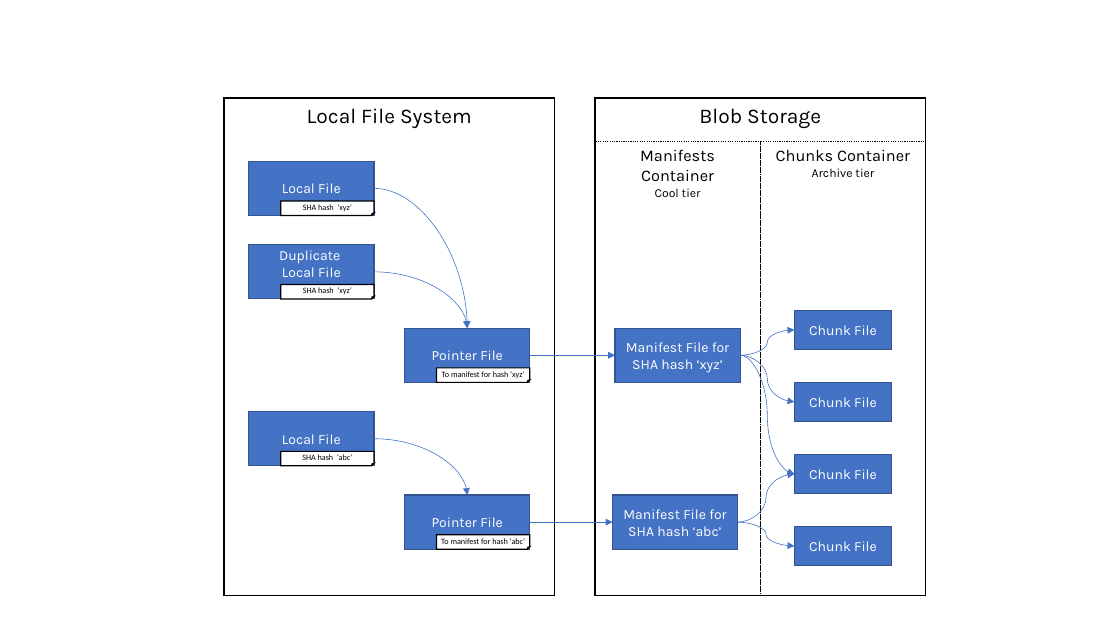
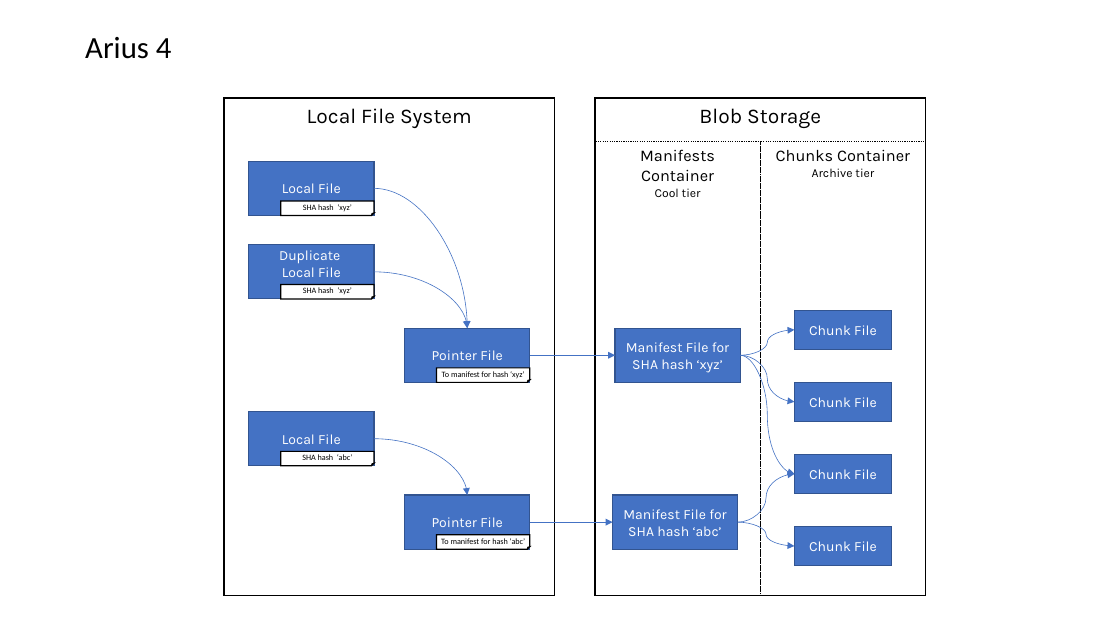
Before and after one commit to woutervanranst/Arius, a slide deck: slide 3 of docs/collateral.pptx. Drawn at 1120x630 pixels with LibreOffice and Linux fonts; fonts in the diff are those of the drawing. Boxes give left, top, right and bottom in pixels: in the first picture for what was removed or moved away, otherwise in the second. Text is boxed around its words. In the diff, an @@ line names an element or a change of style, - is before the commit and + after.

```diff
--- a/docs/collateral.pptx
+++ b/docs/collateral.pptx
@@ text added at [85,37,172,59], 26.4 pt, text #000000 @@
+Arius 4
```
Also in this commit, not shown: 3 slides added, 27 other files.
